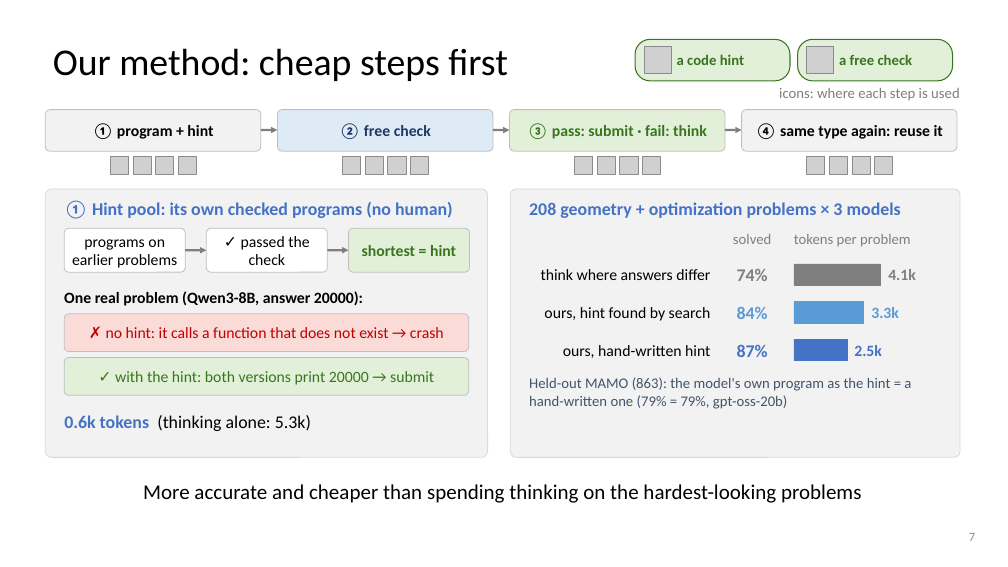
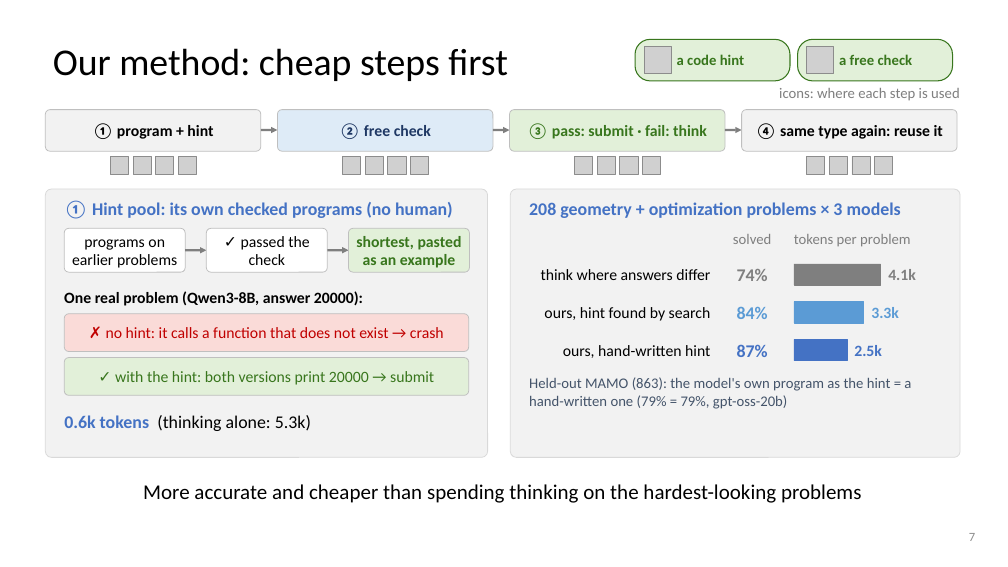
Before and after one commit to dlwns147/CSED490E_Project_Team5, a slide deck: slide 7 of Proposal_Team5.pptx. Drawn at 1008x567 pixels with LibreOffice and Linux fonts; fonts in the diff are those of the drawing; grey boxes stand for pictures. Boxes give left, top, right and bottom in pixels: in the first picture for what was removed or moved away, otherwise in the second. Text is boxed around its words. In the diff, an @@ line names an element or a change of style, - is before the commit and + after.

```diff
--- a/Proposal_Team5.pptx
+++ b/Proposal_Team5.pptx
@@ text at <box>356,236,462,268</box>: text changed @@
-shortest = hint
+shortest, pasted as an example
```
Also in this commit, not shown: 3 other files.
